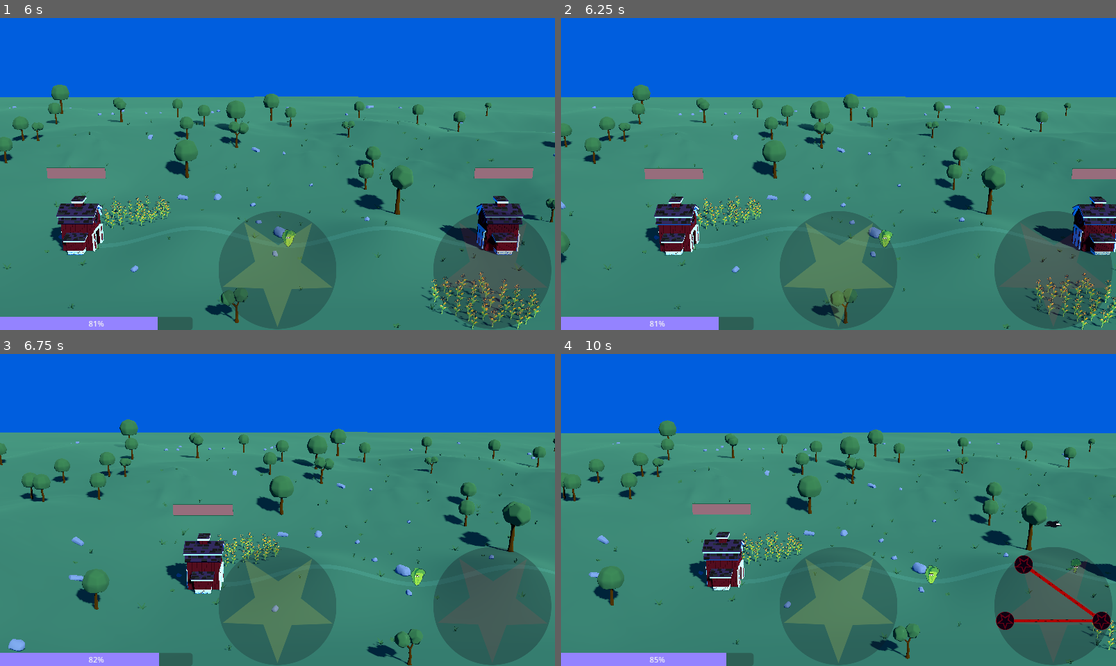
Above: before the commit, frames 1-4 (two rows, left to right).
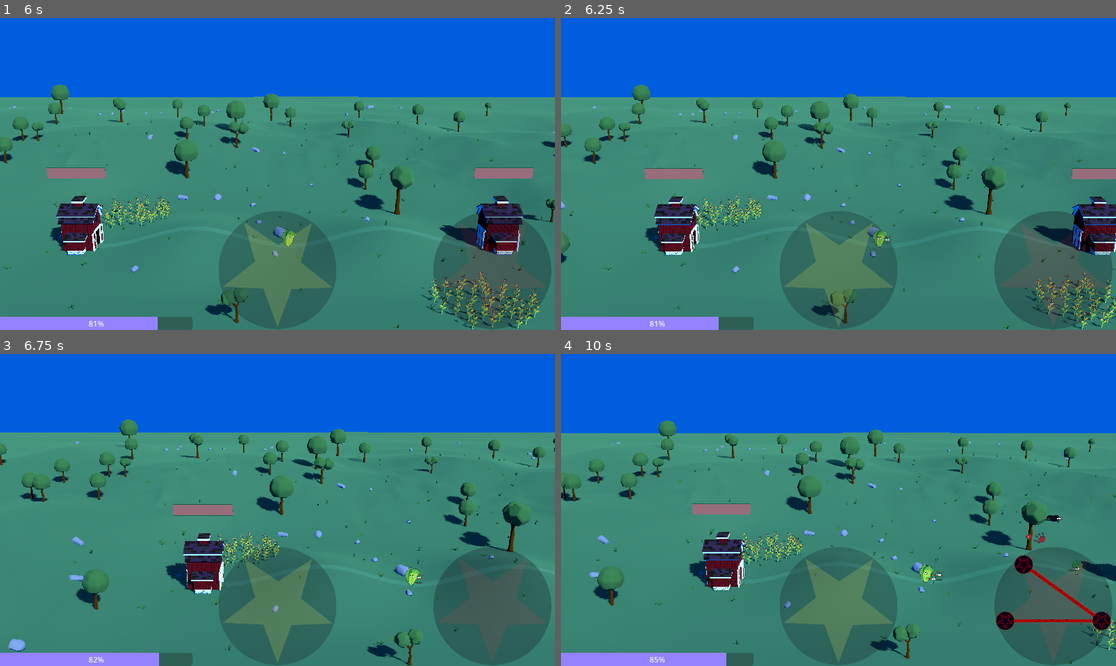
Above: after the commit, the same moments.

Repository: gpergrossi/ludum-dare-55
Game: Godot game, scene res://Scenes/IntroSequence/IntroSequence.tscn
The game is run twice, just before and just after one commit, with the same random seed, the same clock (stepped at 60 frames per second) and the same inputs.
Inputs (mouse positions are in pixels of both pictures, inside the frame that each line leads up to):
- Up to frame 1 (6 s): click (277, 295) at 0.5 s; click (510, 283) at 1.25 s; tap Enter at 2 s; move the mouse to (399, 158) at 2.02 s; hold Right (move_right) 2.03-2.78 s; tap 5 at 2.1 s; click (399, 158) at 2.17 s; tap 4 at 2.3, 2.85 s; move the mouse to (166, 189) at 2.77 s; hold Down (move_down) 2.78-3.53 s; tap 1 at 3.05, 3.6 s; tap Space at 3.5 s; move the mouse to (333, 105) at 3.52 s; hold Right (move_right) 3.53-4.25 s; tap 2 at 3.8, 5.1 s; click "Play as Azra" at 4.25 s; move the mouse to (249, 236) at 5.02 s; hold Up (move_up) 5.03-5.78 s; click (249, 236) at 5.17 s; tap 3 at 5.3, 5.85 s; move the mouse to (444, 220) at 5.77 s; hold Left (move_left) from 5.78 s (still down)
- Up to frame 2 (6.25 s): keep holding Left (move_left); tap 5 at 6.05 s
- Up to frame 3 (6.75 s): keep holding Left (move_left); move the mouse to (111, 463) at 6.52 s; tap Mouse wheel up (zoom_in) at 6.6 s
- Up to frame 4 (10 s): tap 4 at 6.8, 8.85 s; move the mouse to (866, 510) at 7.27 s; release Left (move_left) at 7.28 s; hold Down (move_down) 7.28-8.03 s; tap Mouse wheel down (zoom_out) at 7.35 s; click (866, 510) at 7.42 s; tap 1 at 7.55, 9.6 s; move the mouse to (755, 432) at 8.02 s; hold Right (move_right) 8.03-8.78 s; tap 5 at 8.1, 9.8 s; tap 2 at 8.3 s; move the mouse to (960, 494) at 8.77 s; hold Up (move_up) 8.78-9.53 s; tap 3 at 9.05 s; move the mouse to (727, 525) at 9.52 s; hold Right (move_right) from 9.53 s (still down); click (727, 525) at 9.67 s

Frame 1 is identical in both runs. In frame 2, 0.1% of the frame differs, in the area x 56-60%, y 67-74%; in frame 3, 0.1%; in frame 4, 0.4%, in the area x 64-94%, y 51-74%.

Commit message:
Adding tomatos and their projectiles

Diff:
--- a/Code/Scripts/Units/unit_base.gd
+++ b/Code/Scripts/Units/unit_base.gd
@@ -43,10 +43,9 @@
 @export_range(0.0, 1.0) var knockback_immunity := 0.0
 
 @export_category("Attack")
-@export var attack_range := 2.0
 @export var damage := 30.0
+@export var knockback := 10.0
 @export var reach_caster_damage := 10.0
-@export var knockback := 10.0
 
 
 # Signals
@@ -282,14 +281,11 @@
 	if _on_floor:
 		queue_free()
 	else:
-		print("Dead unit " + name + " waiting for next ground touch...")
 		unit_on_ground.connect(delayed_queue_free)
 
 
 func delayed_queue_free(_me : UnitBase):
-	print("Dead unit " + name + " touched the ground!")
-	if _state == UnitState.DEAD:
-		queue_free()
+	queue_free()
 
 
 # Based on damage, the eyes get sadder
--- a/Code/Scripts/Units/unit_egg_projectile.gd
+++ b/Code/Scripts/Units/unit_egg_projectile.gd
@@ -30,5 +30,8 @@
 	for target in _unit_targeting.get_targets():
 		target.take_damage(damage, knockback)
 
-	await get_tree().create_timer(1).timeout
+	get_tree().create_timer(1).timeout.connect(delayed_die)
+
+
+func delayed_die():
 	die()
--- a/Code/Scripts/Units/unit_flying_bomber.gd
+++ b/Code/Scripts/Units/unit_flying_bomber.gd
@@ -78,7 +78,7 @@
 			var targets := _unit_targeting.get_targets()
 			if len(targets) > 0:
 				var target_x := targets[0].position.x
-				if absf(position.x - target_x) < 5.0:
+				if absf(position.x - target_x) < 1.0:
 					# Drop egg
 					var time := Time.get_ticks_msec()
 					if time > eggCooldown:
--- a/Code/Scripts/Units/unit_manager.gd
+++ b/Code/Scripts/Units/unit_manager.gd
@@ -12,6 +12,8 @@
 var scene_stationary_guard := load("res://Scenes/Units/unit_stationary_guard.tscn") as PackedScene
 var scene_flying_bomber := load("res://Scenes/Units/unit_flying_bomber.tscn") as PackedScene
 var scene_egg_projectile := load("res://Scenes/Units/unit_egg_projectile.tscn") as PackedScene
+var scene_tomato_plant := load("res://Scenes/Units/unit_tomato_plant.tscn") as PackedScene
+var scene_tomato_projectile := load("res://Scenes/Units/unit_tomato_projectile.tscn") as PackedScene
 
 var summon_lock := false
 
@@ -41,7 +43,9 @@
 				if key_event.physical_keycode == KEY_3:
 					summon("stationaryGuard", {}, Vector2(0, 0), Team.PLAYER_TEST)
 				if key_event.physical_keycode == KEY_4:
-					summon("flyingBomber", {}, Vector2(0, -50.0), Team.PLAYER_TEST)
+					summon("flyingBomber", {}, Vector2(0, 50.0), Team.PLAYER_TEST)
+				if key_event.physical_keycode == KEY_5:
+					summon("tomatoPlant", {}, Vector2(0.0, 0.0), Team.ENEMY_TEST)
 			summon_lock = true
 		else:
 			summon_lock = false
@@ -67,13 +71,25 @@
 		_unit_manager_static.summon("eggProjectile", spell_def, unit_position, team)
 
 
+static func summonTomatoPlant(spell_def : Dictionary, unit_position : Vector2, team : Team):
+	if is_instance_valid(_unit_manager_static):
+		_unit_manager_static.summon("tomatoPlant", spell_def, unit_position, team)
+
+
+static func summonTomatoProjectile(spell_def : Dictionary, unit_position : Vector2, team : Team):
+	if is_instance_valid(_unit_manager_static):
+		_unit_manager_static.summon("tomatoProjectile", spell_def, unit_position, team)
+
+
 func summon(unitType : String, spell_def : Dictionary, unit_position : Vector2, team : Team):
 	var packed_scene : PackedScene = null
 	match(unitType):
-		"basicWalker":     packed_scene = scene_basic_walker
-		"stationaryGuard": packed_scene = scene_stationary_guard
-		"flyingBomber":    packed_scene = scene_flying_bomber
-		"eggProjectile":   packed_scene = scene_egg_projectile
+		"basicWalker":       packed_scene = scene_basic_walker
+		"stationaryGuard":   packed_scene = scene_stationary_guard
+		"flyingBomber":      packed_scene = scene_flying_bomber
+		"eggProjectile":     packed_scene = scene_egg_projectile
+		"tomatoPlant":       packed_scene = scene_tomato_plant
+		"tomatoProjectile":  packed_scene = scene_tomato_projectile
 
 	if packed_scene == null:
 		printerr("No such unit type \"" + unitType + "\"!")
--- a/Code/Scripts/Units/unit_stationary_guard.gd
+++ b/Code/Scripts/Units/unit_stationary_guard.gd
@@ -1,7 +1,6 @@
 class_name UnitStationaryGuard extends UnitBase
 
 @onready var sound := %"Lettuce Crunch Sound Player" as AudioStreamPlayer;
-@onready var _unit_anims := %UnitAnimations as AnimationPlayer
 @onready var _body := %BodyTransform as Node3D
 
 var _damage_taken_rolling_dps := 0.0
--- /dev/null
+++ b/Code/Scripts/Units/unit_tomato_plant.gd
@@ -0,0 +1,36 @@
+class_name UnitTomatoPlant extends UnitBase
+
+@export var attack_interval := 0.5
+
+@onready var _body := %BodyTransform as Node3D
+@onready var _attack_timer := %AttackTimer
+
+func _ready() -> void:
+	state_changed.connect(_on_state_changed)
+	_attack_timer.timeout.connect(_on_attack_timer)
+	super._ready()
+
+
+func _on_state_changed(_me : UnitBase, new_state : UnitState, _old_state : UnitState):
+	match(new_state):
+		UnitState.INITIALIZE:
+			change_state(UnitState.DEFENDING)
+		UnitState.DEFENDING:
+			_attack_timer.start()
+
+
+func process_unit(delta : float) -> void:
+	if _state == UnitState.DEFENDING:
+		_attack_timer
+
+
+func _on_attack_timer():
+	for target in _unit_targeting.get_targets():
+		var spell_def := {
+			"target": target
+		}
+		_manager.summonTomatoProjectile(spell_def, _position, team)
+
+	# Restart attack timer
+	_attack_timer.wait_time = attack_interval + randf() * 0.2
+	_attack_timer.start()
--- /dev/null
+++ b/Code/Scripts/Units/unit_tomato_projectile.gd
@@ -0,0 +1,67 @@
+class_name UnitTomatoProjectile extends UnitBase
+
+@onready var _body := %BodyTransform as Node3D
+@onready var _projectile_sprite := %TomatoProjectileSprite as TeamSprite
+@onready var _splat_sprite := %TomatoSplatSprite as TeamSprite
+@onready var _googley_eyes := %GoogleyEyesPair as GoogleyEyesPair
+
+@export var flight_speed := 50.0
+@export var spin := TAU
+
+var _target : UnitBase
+var _spin := spin
+
+func _ready() -> void:
+	state_changed.connect(_on_state_changed)
+	_unit_targeting.target_acquired.connect(_on_target_acquired)
+	super._ready()
+
+
+
+func _on_state_changed(_me : UnitBase, new_state : UnitState, _old_state : UnitState):
+	match(new_state):
+		UnitState.INITIALIZE:
+			change_state(UnitState.MOVING)
+
+# Override if you want to pull stats from the spell definition dictionary
+func consume_spell_def(_spell_def : Dictionary):
+	_target = _spell_def["target"] as UnitBase
+
+
+func _on_target_acquired(_new_target : UnitBase, _new_count : int):
+	print ("tomato saw a " + _new_target.name)
+	# Convert to splat
+	_splat_sprite.rotate(Vector3.FORWARD, Vector2(0, 1).angle_to(_velocity.normalized()))
+	_splat_sprite.visible = true
+	_projectile_sprite.visible = false
+	_googley_eyes.visible = false
+
+	# Deal damage
+	_new_target.take_damage(self.damage, self.knockback)
+
+	# Begin falling
+	_target = null
+	gravity = 20.0
+	_velocity *= 0.05
+
+	# Cleanup eventually
+	get_tree().create_timer(1).timeout.connect(delayed_die)
+
+
+func delayed_die():
+	die()
+
+
+func process_unit(delta : float) -> void:
+	_body.rotate(Vector3.BACK, delta * _spin)
+
+	if is_instance_valid(_target):
+		if _target._state != UnitState.DEAD:
+			var dir := (_target.global_position - global_position)
+			dir.z = 0.0
+			dir = dir.normalized()
+			_velocity = Vector2(dir.x, dir.y) * flight_speed
+		else:
+			_spin = _spin * pow(0.1, delta)
+	else:
+		_spin = _spin * pow(0.1, delta)
--- a/Scenes/Units/Modules/unit_targeting.gd
+++ b/Scenes/Units/Modules/unit_targeting.gd
@@ -275,6 +275,8 @@
 	if unit is UnitFlyingBomber: return UnitTypeMask.CROW
 	if unit is UnitStationaryGuard: return UnitTypeMask.LETTUCE
 	if unit is UnitEggProjectile: return UnitTypeMask.PROJECTILE
+	if unit is UnitTomatoPlant: return UnitTypeMask.TOMATO
+	if unit is UnitTomatoProjectile: return UnitTypeMask.PROJECTILE
 	assert(false)
 	return 0
 
--- a/Scenes/Units/unit_anti_air.tscn
+++ /dev/null
@@ -1,88 +0,0 @@
-[gd_scene load_steps=13 format=3 uid="uid://bdsq7sforwm33"]
-
-[ext_resource type="PackedScene" uid="uid://kkt6g2ery6vj" path="res://Scenes/Units/unit_base.tscn" id="1_fn153"]
-[ext_resource type="Script" path="res://Code/Scripts/Units/unit_stationary_guard.gd" id="2_g7yc1"]
-[ext_resource type="Shader" path="res://Code/Shaders/unit_sprite.gdshader" id="3_rpxfx"]
-[ext_resource type="Texture2D" uid="uid://5swkwfkufl1m" path="res://Assets/mob/lettuce_green.png" id="4_4ef7j"]
-[ext_resource type="Texture2D" uid="uid://cpf2une6g0xhq" path="res://Assets/mob/lettuce_red.png" id="5_hcse8"]
-[ext_resource type="PackedScene" uid="uid://civ0qmljlf0kk" path="res://Scenes/Important/googley_eyes_pair.tscn" id="6_bnkeg"]
-
-[sub_resource type="ShaderMaterial" id="ShaderMaterial_sx0n2"]
-resource_local_to_scene = true
-render_priority = 0
-shader = ExtResource("3_rpxfx")
-shader_parameter/albedo = Color(1, 1, 1, 1)
-shader_parameter/roughness = 1.0
-shader_parameter/specular = 0.5
-shader_parameter/metallic = 0.0
-shader_parameter/texture_albedo = ExtResource("4_4ef7j")
-
-[sub_resource type="QuadMesh" id="QuadMesh_dqnig"]
-resource_local_to_scene = true
-material = SubResource("ShaderMaterial_sx0n2")
-size = Vector2(3.78, 4.9)
-
-[sub_resource type="ShaderMaterial" id="ShaderMaterial_qf6pn"]
-resource_local_to_scene = true
-render_priority = 0
-shader = ExtResource("3_rpxfx")
-shader_parameter/albedo = Color(1, 1, 1, 1)
-shader_parameter/roughness = 1.0
-shader_parameter/specular = 0.5
-shader_parameter/metallic = 0.0
-shader_parameter/texture_albedo = ExtResource("5_hcse8")
-
-[sub_resource type="QuadMesh" id="QuadMesh_aw138"]
-resource_local_to_scene = true
-material = SubResource("ShaderMaterial_qf6pn")
-size = Vector2(3.78, 4.9)
-
-[sub_resource type="Animation" id="Animation_h2e2t"]
-resource_name = "defend"
-
-[sub_resource type="AnimationLibrary" id="AnimationLibrary_yj3yy"]
-_data = {
-"defend": SubResource("Animation_h2e2t")
-}
-
-[node name="UnitAntiAir" instance=ExtResource("1_fn153")]
-script = ExtResource("2_g7yc1")
-unit_name = "Anti Air"
-top_speed = 0
-move_accel = 10000.0
-max_health = 600.0
-attack_range = 0.0
-damage = 0.0
-
-[node name="Art2D" type="Node3D" parent="LaneOffset" index="0"]
-unique_name_in_owner = true
-transform = Transform3D(1, 0, 0, 0, 1, 0, 0, 0, 1, 0, 0.209154, 0)
-
-[node name="BodyTransform" type="Node3D" parent="LaneOffset/Art2D" index="0"]
-unique_name_in_owner = true
-
-[node name="LettuceGreen" type="MeshInstance3D" parent="LaneOffset/Art2D/BodyTransform" index="0"]
-unique_name_in_owner = true
-transform = Transform3D(1, 0, 0, 0, 1, 0, 0, 0, 1, 0.1966, 2.20615, 0)
-mesh = SubResource("QuadMesh_dqnig")
-skeleton = NodePath("../../../..")
-
-[node name="LettuceRed" type="MeshInstance3D" parent="LaneOffset/Art2D/BodyTransform" index="1"]
-unique_name_in_owner = true
-transform = Transform3D(1, 0, 0, 0, 1, 0, 0, 0, 1, 0.1966, 2.20615, 0)
-mesh = SubResource("QuadMesh_aw138")
-skeleton = NodePath("../../../..")
-
-[node name="GoogleyEyesPair" parent="LaneOffset/Art2D/BodyTransform" index="2" instance=ExtResource("6_bnkeg")]
-transform = Transform3D(1, 0, 0, 0, 1, 0, 0, 0, 1, 0, 2.28206, 0)
-dampening = 0.9
-
-[node name="UnitAnimations" type="AnimationPlayer" parent="." index="1"]
-unique_name_in_owner = true
-root_node = NodePath("../LaneOffset/Art2D")
-libraries = {
-"": SubResource("AnimationLibrary_yj3yy")
-}
-
-[node name="UnitTargeting" parent="." index="2"]
-targeting_mask = 253
--- a/Scenes/Units/unit_basic_walker.tscn
+++ b/Scenes/Units/unit_basic_walker.tscn
@@ -92,15 +92,15 @@
 shader_parameter/metallic = null
 shader_parameter/texture_albedo = ExtResource("3_ukqnd")
 
-[sub_resource type="QuadMesh" id="QuadMesh_oibe8"]
+[sub_resource type="QuadMesh" id="QuadMesh_mljnv"]
 resource_local_to_scene = true
-material = SubResource("ShaderMaterial_cexcb")
+material = SubResource("ShaderMaterial_87xhi")
 size = Vector2(2.65, 0.87)
 
 [node name="UnitBasicWalker" instance=ExtResource("1_dy5r0")]
 script = ExtResource("2_c6sqf")
 attack_interval = 1.0
-unit_name = "Basic Walker"
+unit_name = "Brocolli Bro"
 
 [node name="UnitAnimations" type="AnimationPlayer" parent="." index="0"]
 unique_name_in_owner = true
--- a/Scenes/Units/unit_egg_projectile.tscn
+++ b/Scenes/Units/unit_egg_projectile.tscn
@@ -49,15 +49,16 @@
 shader_parameter/metallic = null
 shader_parameter/texture_albedo = ExtResource("9_2i6xt")
 
-[sub_resource type="QuadMesh" id="QuadMesh_aieno"]
+[sub_resource type="QuadMesh" id="QuadMesh_r2fn8"]
 resource_local_to_scene = true
-material = SubResource("ShaderMaterial_kk6x6")
+material = SubResource("ShaderMaterial_hw48k")
 size = Vector2(1.66, 1.83)
 
 [node name="UnitEggProjectile" instance=ExtResource("1_uogj1")]
 script = ExtResource("2_iqmq1")
-unit_name = "Flying Bomber"
+unit_name = "Egg Projectile"
 unit_move_type = 1
+reach_caster_damage = 0.0
 
 [node name="Shadow" parent="LaneOffset" index="0"]
 mesh = SubResource("PlaneMesh_0vjf4")
--- a/Scenes/Units/unit_flying_bomber.tscn
+++ b/Scenes/Units/unit_flying_bomber.tscn
@@ -46,7 +46,7 @@
 moveSpeedMin = 6.0
 moveSpeedMax = 17.0
 patrolRange = 0.9
-unit_name = "Flying Bomber"
+unit_name = "Support Crow"
 unit_move_type = 1
 
 [node name="Shadow" parent="LaneOffset" index="0"]
--- a/Scenes/Units/unit_stationary_guard.tscn
+++ b/Scenes/Units/unit_stationary_guard.tscn
@@ -19,27 +19,18 @@
 shader_parameter/metallic = null
 shader_parameter/texture_albedo = ExtResource("4_0r405")
 
-[sub_resource type="QuadMesh" id="QuadMesh_ynvqd"]
+[sub_resource type="QuadMesh" id="QuadMesh_hvw27"]
 resource_local_to_scene = true
-material = SubResource("ShaderMaterial_lnxa3")
+material = SubResource("ShaderMaterial_yfuc2")
 size = Vector2(3.78, 4.9)
-
-[sub_resource type="Animation" id="Animation_h2e2t"]
-resource_name = "defend"
-
-[sub_resource type="AnimationLibrary" id="AnimationLibrary_yj3yy"]
-_data = {
-"defend": SubResource("Animation_h2e2t")
-}
 
 [node name="UnitStationaryGuard" instance=ExtResource("1_767v5")]
 script = ExtResource("2_42hmg")
-unit_name = "Stationary Guard"
+unit_name = "Lettuce Wall"
 top_speed = 0
 move_accel = 10000.0
 max_health = 600.0
 knockback_immunity = 1.0
-attack_range = 0.0
 damage = 0.0
 
 [node name="BodyTransform" type="Node3D" parent="LaneOffset/FacingRotation/Sprites" index="0"]
@@ -52,20 +43,13 @@
 
 [node name="GreenLettuceSprite" type="MeshInstance3D" parent="LaneOffset/FacingRotation/Sprites/BodyTransform/Lettuce" index="0" instance=ExtResource("4_nrqie")]
 transform = Transform3D(1, 0, 0, 0, 1, 0, 0, 0, 1, 0.22343, 2.42097, 0)
-mesh = SubResource("QuadMesh_ynvqd")
+mesh = SubResource("QuadMesh_hvw27")
 
 [node name="GoogleyEyesPair" parent="LaneOffset/FacingRotation/Sprites/BodyTransform" index="1" instance=ExtResource("5_iqxfc")]
 transform = Transform3D(1, 0, 0, 0, 1, 0, 0, 0, 1, 0, 2.28206, 0)
 dampening = 0.9
 
-[node name="UnitAnimations" type="AnimationPlayer" parent="." index="1"]
-unique_name_in_owner = true
-root_node = NodePath("")
-libraries = {
-"": SubResource("AnimationLibrary_yj3yy")
-}
-
-[node name="Lettuce Crunch Sound Player" type="AudioStreamPlayer" parent="." index="3"]
+[node name="Lettuce Crunch Sound Player" type="AudioStreamPlayer" parent="." index="2"]
 unique_name_in_owner = true
 stream = ExtResource("7_fdh6r")
 volume_db = -20.0
--- /dev/null
+++ b/Scenes/Units/unit_tomato_plant.tscn
@@ -0,0 +1,73 @@
+[gd_scene load_steps=13 format=3 uid="uid://cc4fyhc8esjfl"]
+
+[ext_resource type="PackedScene" uid="uid://kkt6g2ery6vj" path="res://Scenes/Units/unit_base.tscn" id="1_1fci6"]
+[ext_resource type="Script" path="res://Code/Scripts/Units/unit_tomato_plant.gd" id="2_wxxe4"]
+[ext_resource type="Texture2D" uid="uid://1yaupgrvy6mm" path="res://Assets/Images/shadow.png" id="3_mn76s"]
+[ext_resource type="PackedScene" uid="uid://bhp551sabqfag" path="res://Scenes/Units/Modules/team_sprite.tscn" id="4_wk5tf"]
+[ext_resource type="PackedScene" uid="uid://bvvomxulfd8y0" path="res://Scenes/Units/TeamAssets/Green/GreenTomatoSprite.tscn" id="5_1liam"]
+[ext_resource type="Shader" path="res://Code/Shaders/unit_sprite.gdshader" id="6_8qfs8"]
+[ext_resource type="Texture2D" uid="uid://d17mhvyladdpc" path="res://Assets/mob/tomato_green.png" id="7_mnjx7"]
+[ext_resource type="PackedScene" uid="uid://civ0qmljlf0kk" path="res://Scenes/Important/googley_eyes_pair.tscn" id="10_x8s6i"]
+
+[sub_resource type="StandardMaterial3D" id="StandardMaterial3D_hncq6"]
+render_priority = -1
+blend_mode = 3
+no_depth_test = true
+shading_mode = 0
+albedo_texture = ExtResource("3_mn76s")
+texture_filter = 0
+texture_repeat = false
+
+[sub_resource type="PlaneMesh" id="PlaneMesh_0vjf4"]
+material = SubResource("StandardMaterial3D_hncq6")
+size = Vector2(3, 1.5)
+
+[sub_resource type="ShaderMaterial" id="ShaderMaterial_dsk75"]
+resource_local_to_scene = true
+render_priority = 0
+shader = ExtResource("6_8qfs8")
+shader_parameter/albedo = Color(1, 1, 1, 1)
+shader_parameter/roughness = null
+shader_parameter/specular = null
+shader_parameter/metallic = null
+shader_parameter/texture_albedo = ExtResource("7_mnjx7")
+
+[sub_resource type="QuadMesh" id="QuadMesh_oixqh"]
+resource_local_to_scene = true
+material = SubResource("ShaderMaterial_dsk75")
+size = Vector2(3.13, 2.91)
+
+[node name="UnitTomatoPlant" instance=ExtResource("1_1fci6")]
+script = ExtResource("2_wxxe4")
+attack_interval = 0.5
+unit_name = "Tomato Plant"
+max_health = 1000.0
+knockback_immunity = 1.0
+
+[node name="Shadow" parent="LaneOffset" index="0"]
+mesh = SubResource("PlaneMesh_0vjf4")
+
+[node name="BodyTransform" type="Node3D" parent="LaneOffset/FacingRotation/Sprites" index="0"]
+unique_name_in_owner = true
+
+[node name="TomatoSprite" parent="LaneOffset/FacingRotation/Sprites/BodyTransform" index="0" instance=ExtResource("4_wk5tf")]
+asset_var_name = "tomato_sprite"
+
+[node name="GreenTomatoSprite" type="MeshInstance3D" parent="LaneOffset/FacingRotation/Sprites/BodyTransform/TomatoSprite" index="0" instance=ExtResource("5_1liam")]
+transform = Transform3D(1, 0, 0, 0, 1, 0, 0, 0, 1, 0.296653, 1.44281, 0)
+mesh = SubResource("QuadMesh_oixqh")
+
+[node name="GoogleyEyesPair" parent="LaneOffset/FacingRotation/Sprites/BodyTransform" index="1" instance=ExtResource("10_x8s6i")]
+transform = Transform3D(1, 0, 0, 0, 1, 0, 0, 0, 1, -0.00543052, 1.49132, 0)
+dampening = 0.9
+
+[node name="AttackTimer" type="Timer" parent="." index="1"]
+unique_name_in_owner = true
+wait_time = 0.25
+
+[node name="UnitTargeting" parent="." index="2"]
+max_forward_range = 500.0
+max_backward_range = 500.0
+max_vertical_range = 500.0
+algorithm = 5
+targeting_mask = 2
--- /dev/null
+++ b/Scenes/Units/unit_tomato_projectile.tscn
@@ -0,0 +1,105 @@
+[gd_scene load_steps=17 format=3 uid="uid://b07lvdjuhw08t"]
+
+[ext_resource type="PackedScene" uid="uid://kkt6g2ery6vj" path="res://Scenes/Units/unit_base.tscn" id="1_gem3f"]
+[ext_resource type="Script" path="res://Code/Scripts/Units/unit_tomato_projectile.gd" id="2_iua1l"]
+[ext_resource type="Texture2D" uid="uid://1yaupgrvy6mm" path="res://Assets/Images/shadow.png" id="3_qe1rt"]
+[ext_resource type="PackedScene" uid="uid://bhp551sabqfag" path="res://Scenes/Units/Modules/team_sprite.tscn" id="4_865d4"]
+[ext_resource type="PackedScene" uid="uid://cn7pbxrrtm00d" path="res://Scenes/Units/TeamAssets/Green/GreenTomatoProjectileSprite.tscn" id="5_3d1m1"]
+[ext_resource type="Shader" path="res://Code/Shaders/unit_sprite.gdshader" id="6_apro0"]
+[ext_resource type="Texture2D" uid="uid://dlast8lm348f0" path="res://Assets/mob/tomatoprojectile_green.png" id="7_0dgwq"]
+[ext_resource type="PackedScene" uid="uid://civ0qmljlf0kk" path="res://Scenes/Important/googley_eyes_pair.tscn" id="8_mavwc"]
+[ext_resource type="PackedScene" uid="uid://b6c26x06uo1l" path="res://Scenes/Units/TeamAssets/Green/GreenTomatoSplatSprite.tscn" id="8_ssw51"]
+[ext_resource type="Texture2D" uid="uid://d33ae43o7hvtl" path="res://Assets/mob/tomatosplat_green.png" id="9_5ylt1"]
+
+[sub_resource type="StandardMaterial3D" id="StandardMaterial3D_hncq6"]
+render_priority = -1
+blend_mode = 3
+no_depth_test = true
+shading_mode = 0
+albedo_texture = ExtResource("3_qe1rt")
+texture_filter = 0
+texture_repeat = false
+
+[sub_resource type="PlaneMesh" id="PlaneMesh_0vjf4"]
+material = SubResource("StandardMaterial3D_hncq6")
+size = Vector2(3, 1.5)
+
+[sub_resource type="ShaderMaterial" id="ShaderMaterial_s7ja4"]
+resource_local_to_scene = true
+render_priority = 0
+shader = ExtResource("6_apro0")
+shader_parameter/albedo = Color(1, 1, 1, 1)
+shader_parameter/roughness = null
+shader_parameter/specular = null
+shader_parameter/metallic = null
+shader_parameter/texture_albedo = ExtResource("7_0dgwq")
+
+[sub_resource type="QuadMesh" id="QuadMesh_veeem"]
+resource_local_to_scene = true
+material = SubResource("ShaderMaterial_s7ja4")
+size = Vector2(3.13, 2.91)
+
+[sub_resource type="ShaderMaterial" id="ShaderMaterial_bcwub"]
+resource_local_to_scene = true
+render_priority = 0
+shader = ExtResource("6_apro0")
+shader_parameter/albedo = Color(1, 1, 1, 1)
+shader_parameter/roughness = null
+shader_parameter/specular = null
+shader_parameter/metallic = null
+shader_parameter/texture_albedo = ExtResource("9_5ylt1")
+
+[sub_resource type="QuadMesh" id="QuadMesh_wcdsl"]
+resource_local_to_scene = true
+material = SubResource("ShaderMaterial_bcwub")
+size = Vector2(3.13, 2.91)
+
+[node name="UnitTomatoProjectile" instance=ExtResource("1_gem3f")]
+script = ExtResource("2_iua1l")
+flight_speed = 50.0
+spin = 6.28319
+unit_name = "Tomato Projectile"
+unit_move_type = 1
+top_speed = 0
+move_accel = 0.0
+gravity = 0.0
+max_health = 10000.0
+knockback_immunity = 1.0
+reach_caster_damage = 0.0
+
+[node name="Shadow" parent="LaneOffset" index="0"]
+mesh = SubResource("PlaneMesh_0vjf4")
+
+[node name="BodyTransform" type="Node3D" parent="LaneOffset/FacingRotation/Sprites" index="0"]
+unique_name_in_owner = true
+
+[node name="TomatoProjectileSprite" parent="LaneOffset/FacingRotation/Sprites/BodyTransform" index="0" instance=ExtResource("4_865d4")]
+unique_name_in_owner = true
+transform = Transform3D(0.53, 0, 0, 0, 0.53, 0, 0, 0, 0.53, 0, 0, 0)
+asset_var_name = "tomato_projectile_sprite"
+
+[node name="GreenTomatoProjectileSprite" type="MeshInstance3D" parent="LaneOffset/FacingRotation/Sprites/BodyTransform/TomatoProjectileSprite" index="0" instance=ExtResource("5_3d1m1")]
+transform = Transform3D(1, 0, 0, 0, 1, 0, 0, 0, 1, -0.175295, 0.134842, 0)
+mesh = SubResource("QuadMesh_veeem")
+
+[node name="TomatoSplatSprite" parent="LaneOffset/FacingRotation/Sprites/BodyTransform" index="1" instance=ExtResource("4_865d4")]
+unique_name_in_owner = true
+transform = Transform3D(0.99, 0, 0, 0, 0.99, 0, 0, 0, 0.99, 0, 0, 0)
+visible = false
+asset_var_name = "tomato_splat_sprite"
+
+[node name="GreenTomatoSplatSprite" type="MeshInstance3D" parent="LaneOffset/FacingRotation/Sprites/BodyTransform/TomatoSplatSprite" index="0" instance=ExtResource("8_ssw51")]
+transform = Transform3D(1, 0, 0, 0, 1, 0, 0, 0, 1, 8.34465e-07, -2.83122e-07, 0)
+mesh = SubResource("QuadMesh_wcdsl")
+
+[node name="GoogleyEyesPair" parent="LaneOffset/FacingRotation/Sprites/BodyTransform" index="2" instance=ExtResource("8_mavwc")]
+unique_name_in_owner = true
+transform = Transform3D(0.465, 0, 0, 0, 0.465, 0, 0, 0, 0.465, -0.00543052, 0.112046, 0)
+dampening = 0.9
+
+[node name="UnitTargeting" parent="." index="1"]
+max_forward_range = 1.0
+max_backward_range = 1.0
+max_vertical_range = 1.0
+target_scan_interval = 0.05
+targeting_mask = 2
Not shown: 4 places in Scenes/Units/unit_basic_walker.tscn that only renumber resources
Not shown: 4 places in Scenes/Units/unit_egg_projectile.tscn that only renumber resources
Not shown: 3 places in Scenes/Units/unit_flying_bomber.tscn that only renumber resources
Not shown: 2 places in Scenes/Units/unit_stationary_guard.tscn that only renumber resources
